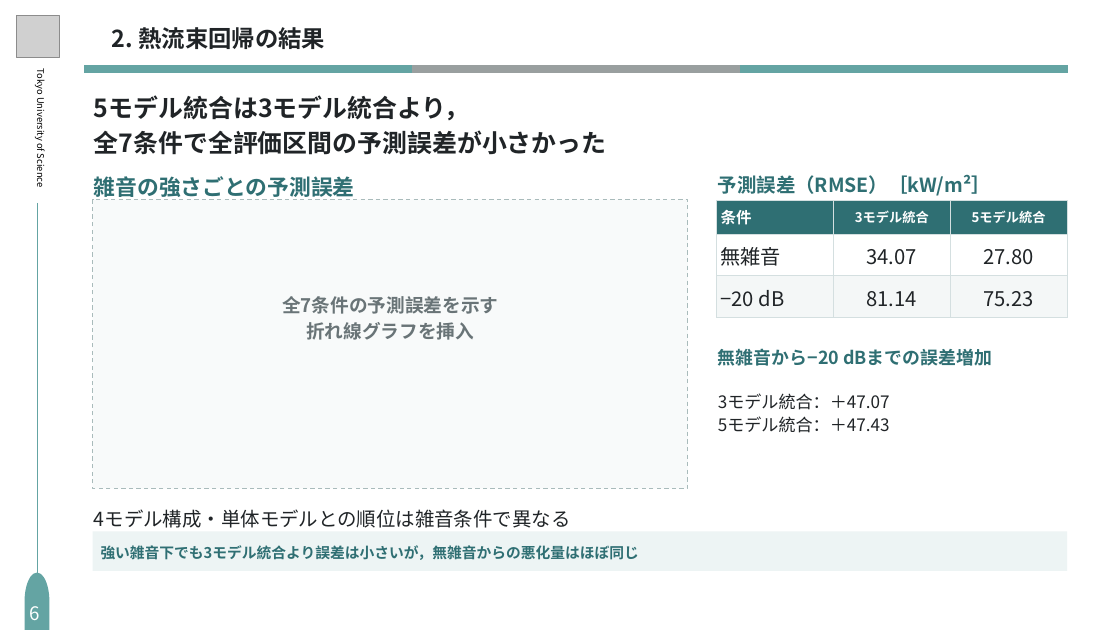
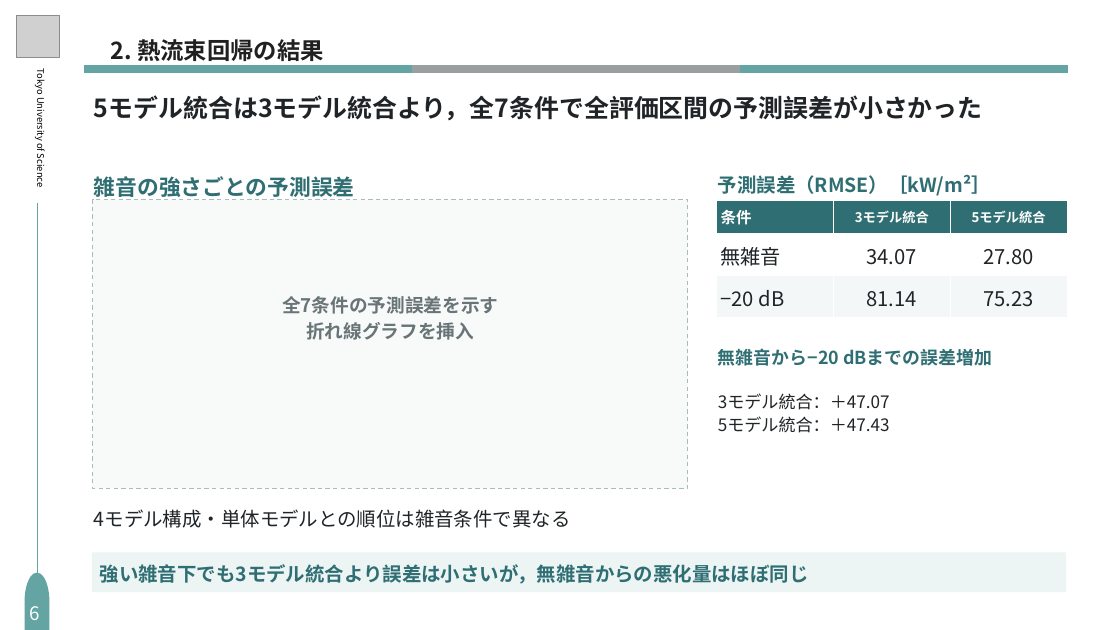
Before and after one commit to S-Riku-tus/university_research, a slide deck: slide 8 of 研究進捗報告/2026/1016（研究進捗報告）/研究進捗_1016_編集用_修正版.pptx (slide 6 before the commit). Drawn at 1120x630 pixels with LibreOffice and Linux fonts; fonts in the diff are those of the drawing; grey boxes stand for pictures. Boxes give left, top, right and bottom in pixels: in the first picture for what was removed or moved away, otherwise in the second. Text is boxed around its words. In the diff, an @@ line names an element or a change of style, - is before the commit and + after.

```diff
--- a/研究進捗報告/2026/1016（研究進捗報告）/研究進捗_1016_編集用_修正版.pptx
+++ b/研究進捗報告/2026/1016（研究進捗報告）/研究進捗_1016_編集用_修正版.pptx
@@ text "2. 熱流束回帰の結果" at (x1=111, y1=39, x2=324, y2=66): text colour #202427 to #202020; line spacing 1.15 to 58.8pt @@
@@ text at (x1=94, y1=95, x2=983, y2=120): text changed @@
-5モデル統合は3モデル統合より，
-全7条件で全評価区間の予測誤差が小さかった
+5モデル統合は3モデル統合より，全7条件で全評価区間の予測誤差が小さかった
@@ table at (x1=717, y1=200, x2=1068, y2=318) @@
@@ borders changed @@
@@ rectangle moved from (x1=92, y1=531, x2=1067, y2=571) to (x1=92, y1=553, x2=1066, y2=592) @@
@@ text "強い雑音下でも3モデル統合より誤差は小さいが，無雑音からの悪化量はほぼ同じ" moved from (x1=101, y1=545, x2=639, y2=560) to (x1=100, y1=564, x2=809, y2=584) @@
@@ text "強い雑音下でも3モデル統合より誤差は小さいが，無雑音からの悪化量はほぼ同じ" at (x1=100, y1=564, x2=809, y2=584): size 19 to 25 pt @@
```
Also in this commit, not shown: 9 other slides changed, 4 slides added.
